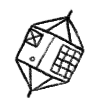
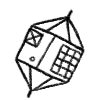
Layer changes from the first 100 × 100 image to the second:
painted on "레이어 2" over [29, 27, 81, 87]
